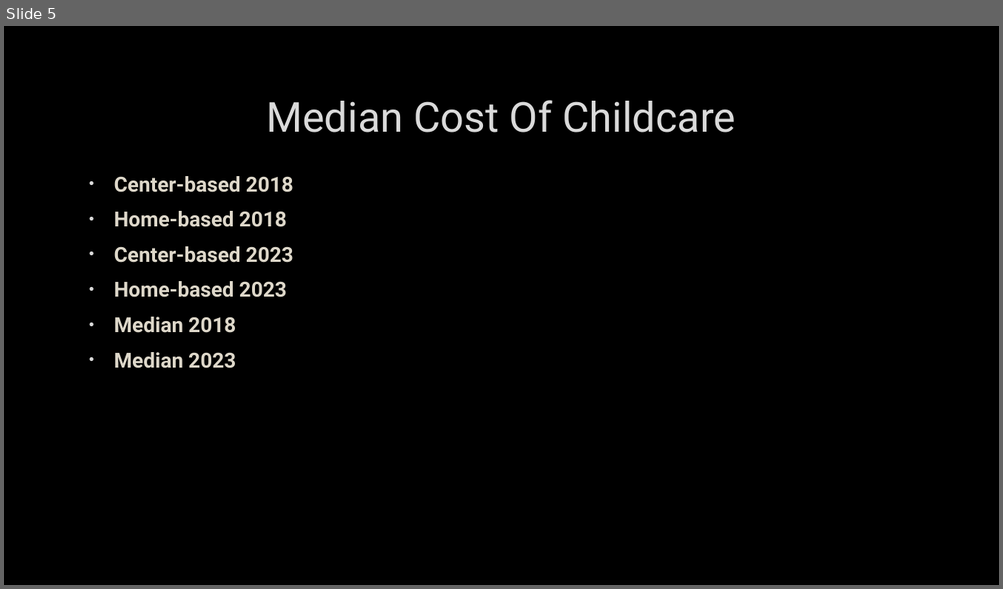
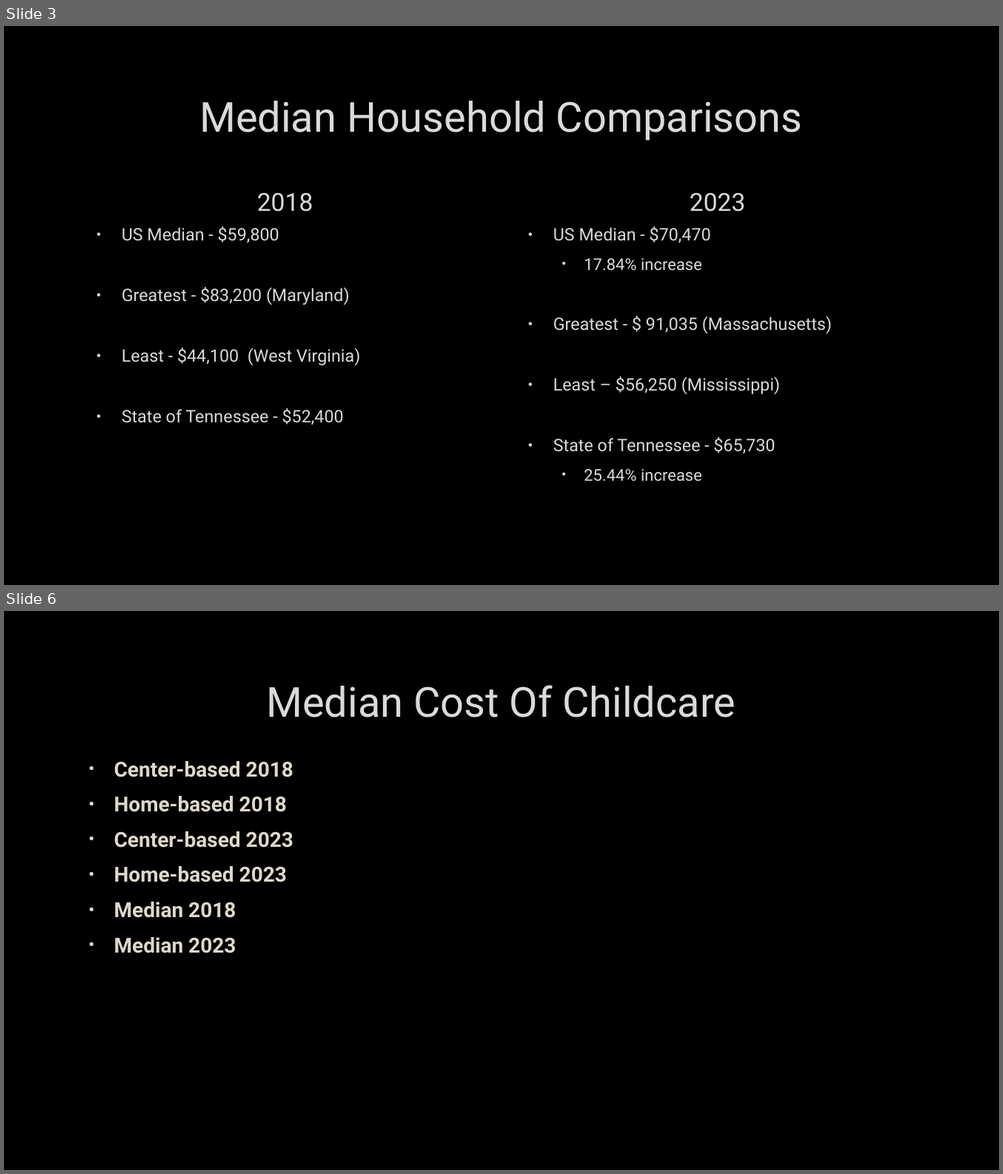
Before and after one commit to Clivesay1/Project-1, a slide deck: Project_1 Slidedeck.pptx. Shown one above the other, each under a label of ours: slide 5 before the commit, slides 3 and 6 after it; the slides between them are not shown. The pictures are 1003x589 and 1003x1174 pixels, drawn with LibreOffice and Linux fonts; fonts in the diff are those of the drawing; background and template pictures are left out. Boxes give left, top, right and bottom in pixels: in the first picture for what was removed or moved away, otherwise in the second. Text is boxed around its words. In the diff, an @@ line names an element or a change of style, - is before the commit and + after.

```diff
--- a/Project_1 Slidedeck.pptx
+++ b/Project_1 Slidedeck.pptx
@@ slide 3 added at [4,26,999,585], background picture (left out) @@
@@ title added at [199,101,802,141], 40 pt, text #DADADA @@
+Median Household Comparisons
@@ text added at [257,192,313,212], 24 pt, text #DADADA @@
+2018
@@ text added at [689,192,745,212], 24 pt, text #DADADA @@
+2023
@@ text added at [122,226,360,425], 16.6 pt, text #DADADA @@
+• US Median - $59,800
+• Greatest - $83,200 (Maryland)
+• Least - $44,100 (West Virginia)
+• State of Tennessee - $52,400
@@ text added at [553,226,831,482], 16.6 pt, text #DADADA @@
+• US Median - $70,470
+  • 17.84% increase
+• Greatest - $ 91,035 (Massachusetts)
+• Least – $56,250 (Mississippi)
+• State of Tennessee - $65,730
+  • 25.44% increase
@@ what was slide 5 is now slide 6 @@
```
Also in this commit, not shown: 4 slides changed, 6 other slides added, 4 slides removed, 7 other files.
